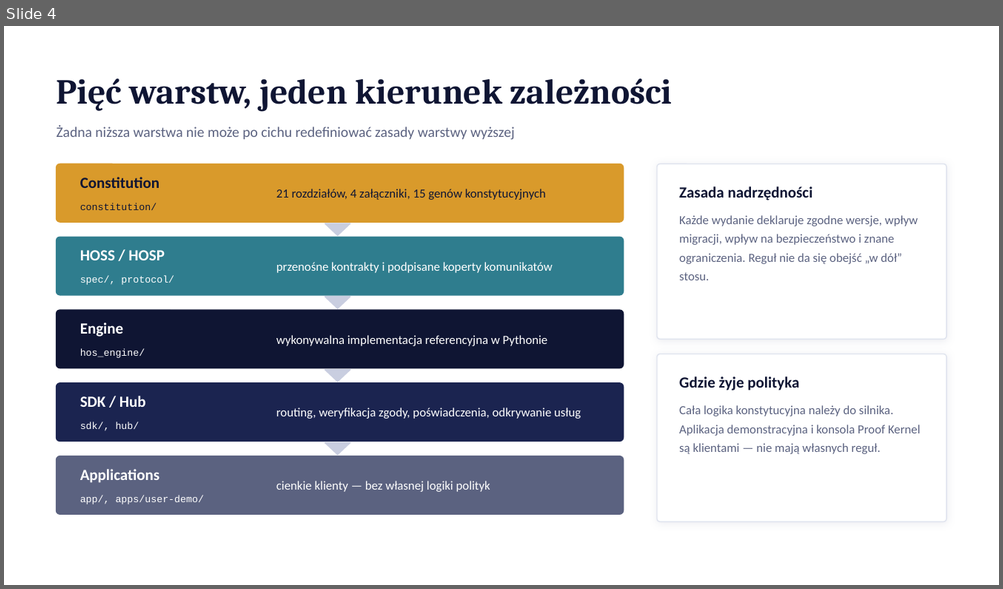
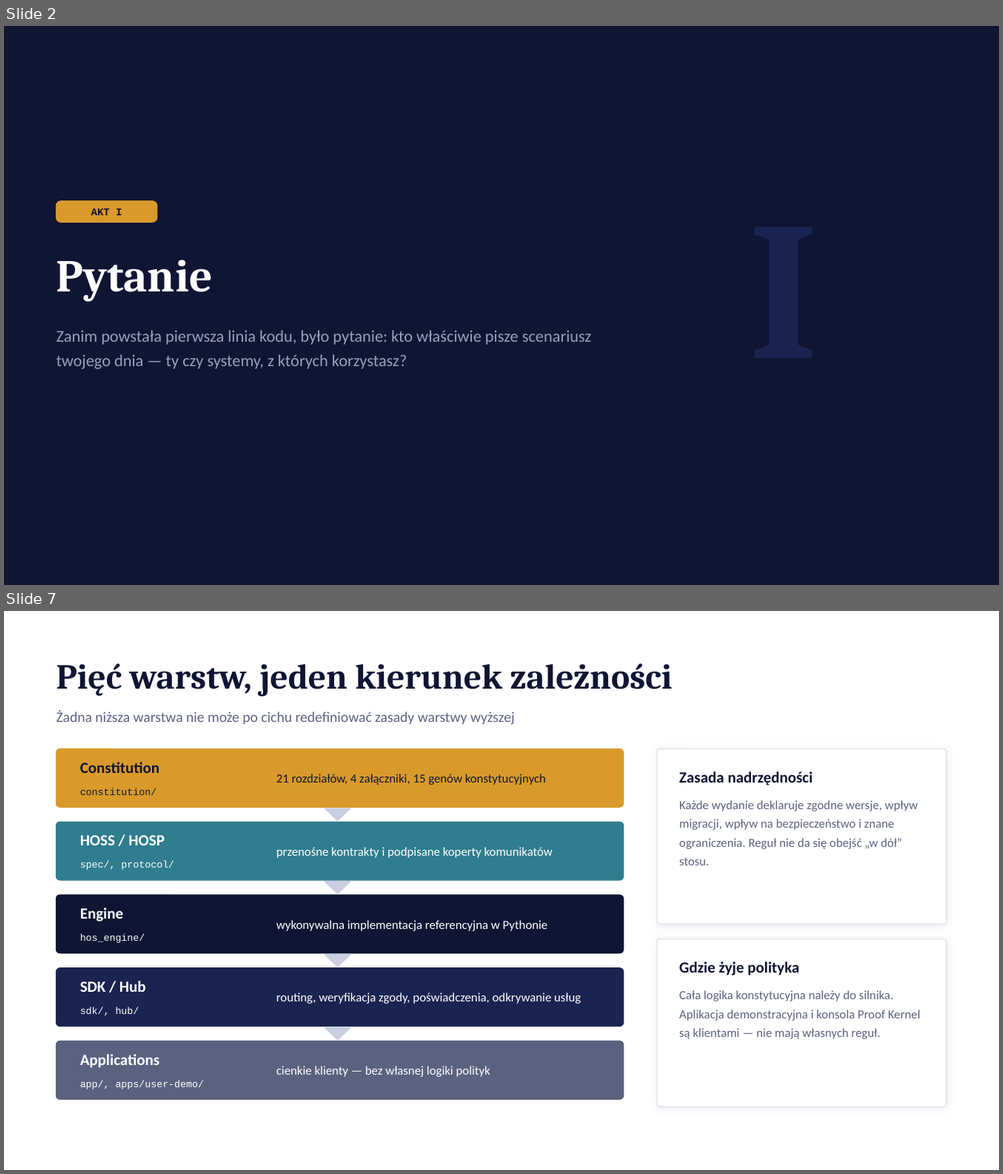
Before and after one commit to dudsi101-svg/Human-os, a slide deck: docs/presentation/Human-OS-prezentacja.pptx. Shown one above the other, each under a label of ours: slide 4 before the commit, slides 2 and 7 after it; the slides between them are not shown. The pictures are 1003x589 and 1003x1174 pixels, drawn with LibreOffice and Linux fonts; fonts in the diff are those of the drawing. Boxes give left, top, right and bottom in pixels: in the first picture for what was removed or moved away, otherwise in the second. Text is boxed around its words. In the diff, an @@ line names an element or a change of style, - is before the commit and + after.

```diff
--- a/docs/presentation/Human-OS-prezentacja.pptx
+++ b/docs/presentation/Human-OS-prezentacja.pptx
@@ slide 2 added at [4, 26, 999, 585], background #0F1533 @@
@@ rounded rectangle added at [57, 201, 157, 222], fill #D99A2B, outline #D99A2B 1 pt @@
@@ text added at [91, 208, 122, 215], 10 pt, text #0F1533, bold @@
+AKT I
@@ text added at [57, 260, 213, 302], 44 pt, text #FFFFFF, bold @@
+Pytanie
@@ text added at [57, 330, 592, 369], 16 pt, text #9AA0B8 @@
+Zanim powstała pierwsza linia kodu, było pytanie: kto właściwie pisze scenariusz twojego dnia — ty czy systemy, z których korzystasz?
@@ what was slide 4 is now slide 7 @@
```
Also in this commit, not shown: 6 slides changed, 10 other slides added, 5 slides removed, 2 other files.
